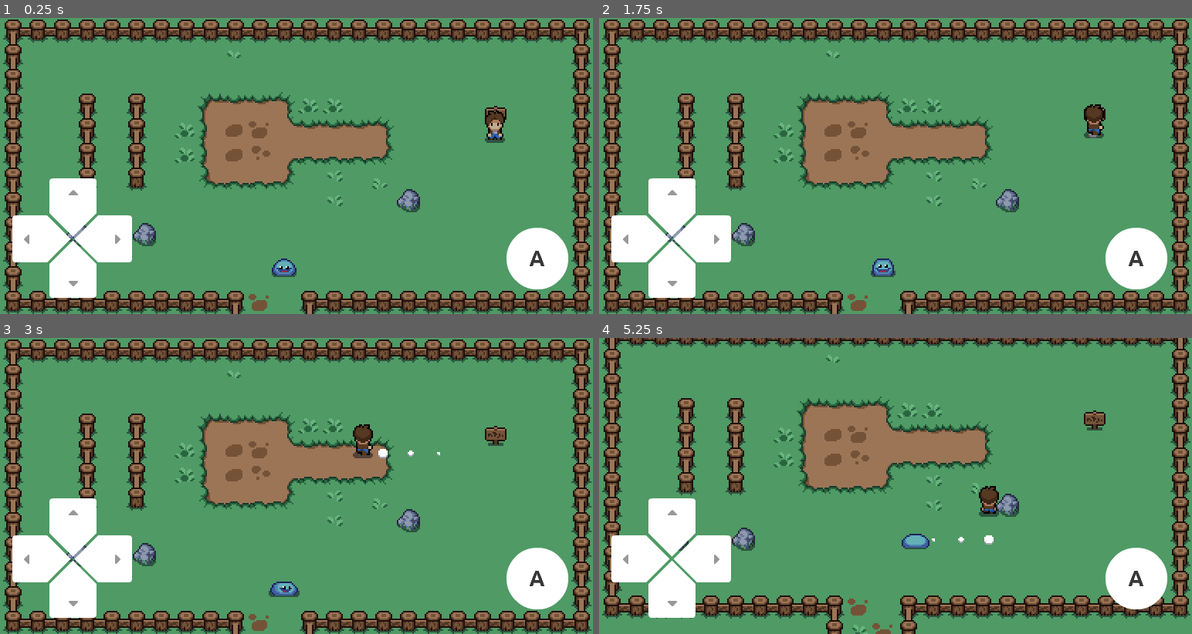
Above: before the commit, frames 1-4 (two rows, left to right).
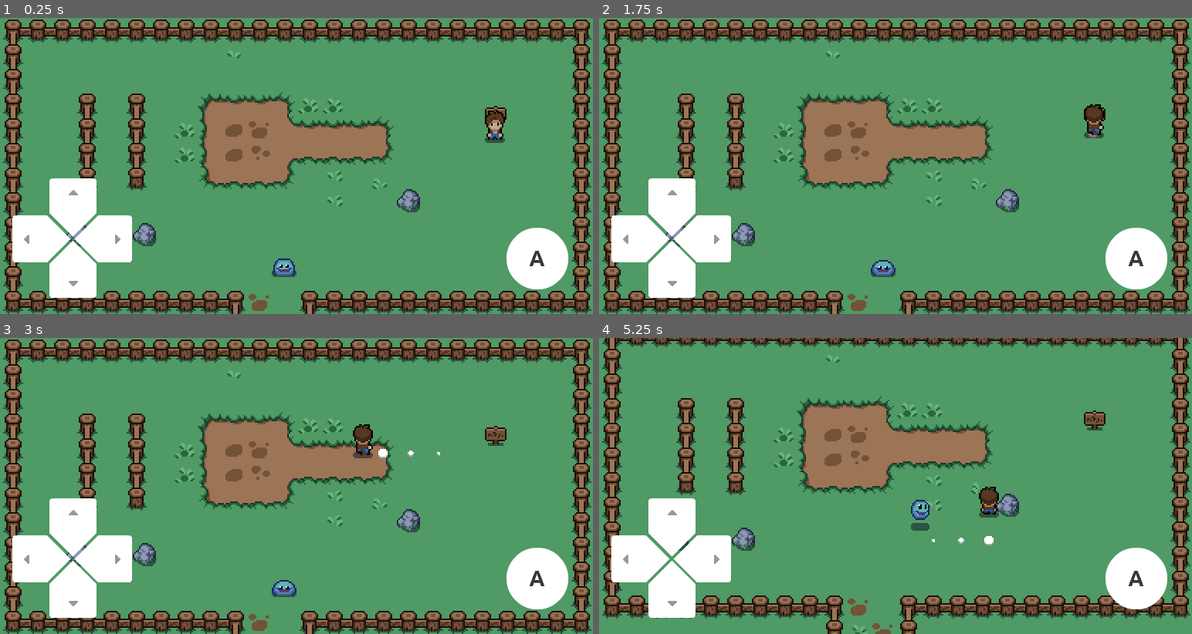
Above: after the commit, the same moments.

Repository: tiagors09/Mystic-Woods
Game: Godot game, scene res://scenes/Level.tscn
Same seed, same stepped clock (60 frames per second), same inputs: the game is played once before the commit and once after it.
Inputs (mouse positions are in pixels of both pictures, inside the frame that each line leads up to):
- Up to frame 1 (0.25 s): no input
- Up to frame 2 (1.75 s): move the mouse to (865, 225) at 0.52 s; hold Up (ui_up) from 0.53 s (still down); click (865, 225) at 0.6 s; move the mouse to (1073, 210) at 1.27 s; click (1073, 210) at 1.35 s
- Up to frame 3 (3 s): move the mouse to (118, 441) at 2.02 s; release Up (ui_up) at 2.03 s; hold Left (ui_left) from 2.03 s (still down); click (118, 441) at 2.1 s; move the mouse to (326, 486) at 2.77 s; click (326, 486) at 2.85 s
- Up to frame 4 (5.25 s): move the mouse to (806, 412) at 3.52 s; release Left (ui_left) at 3.53 s; hold Down (ui_down) 3.53-4.28 s; click (806, 412) at 3.6 s; move the mouse to (1025, 471) at 4.27 s; hold Right (ui_right) 4.28-5.03 s; click (1025, 471) at 4.35 s; move the mouse to (776, 500) at 5.02 s; hold Up (ui_up) from 5.03 s (still down); click (776, 500) at 5.1 s

The runs differ from the first frame. In frame 1, less than 0.1% of the frame differs, in the area x 45-50%, y 81-86%; in frame 2, less than 0.1%; in frame 3, 0.1%; in frame 4, 0.6%, in the area x 51-68%, y 50-72%.

Commit message:
added some nodes to implements hurtbox in player and enemy

Diff:
--- a/project.godot
+++ b/project.godot
@@ -81,6 +81,9 @@
 2d_physics/layer_2="enemies"
 2d_physics/layer_3="tiles"
 2d_physics/layer_4="decorations"
+2d_physics/layer_5="sword"
+2d_physics/layer_6="player_hurtbox"
+2d_physics/layer_7="enemy_hurtbox"
 
 [physics]
 
--- a/scenes/Player.tscn
+++ b/scenes/Player.tscn
@@ -16,6 +16,42 @@
 "transitions": PoolRealArray( 1 ),
 "update": 0,
 "values": [ 0 ]
+}
+tracks/1/type = "value"
+tracks/1/path = NodePath("Sword/CollisionPolygon2D:disabled")
+tracks/1/interp = 1
+tracks/1/loop_wrap = true
+tracks/1/imported = false
+tracks/1/enabled = true
+tracks/1/keys = {
+"times": PoolRealArray( 0 ),
+"transitions": PoolRealArray( 1 ),
+"update": 0,
+"values": [ true ]
+}
+tracks/2/type = "value"
+tracks/2/path = NodePath("Sword/CollisionPolygon2D:position")
+tracks/2/interp = 1
+tracks/2/loop_wrap = true
+tracks/2/imported = false
+tracks/2/enabled = true
+tracks/2/keys = {
+"times": PoolRealArray( 0 ),
+"transitions": PoolRealArray( 1 ),
+"update": 0,
+"values": [ Vector2( -4, 11 ) ]
+}
+tracks/3/type = "value"
+tracks/3/path = NodePath("Sword/CollisionPolygon2D:rotation_degrees")
+tracks/3/interp = 1
+tracks/3/loop_wrap = true
+tracks/3/imported = false
+tracks/3/enabled = true
+tracks/3/keys = {
+"times": PoolRealArray( 0 ),
+"transitions": PoolRealArray( 1 ),
+"update": 0,
+"values": [ -89.9999 ]
 }
 
 [sub_resource type="Animation" id=9]
@@ -33,6 +69,42 @@
 "update": 1,
 "values": [ 48, 49, 50, 51 ]
 }
+tracks/1/type = "value"
+tracks/1/path = NodePath("Sword/CollisionPolygon2D:disabled")
+tracks/1/interp = 1
+tracks/1/loop_wrap = true
+tracks/1/imported = false
+tracks/1/enabled = true
+tracks/1/keys = {
+"times": PoolRealArray( 0, 0.4 ),
+"transitions": PoolRealArray( 1, 1 ),
+"update": 1,
+"values": [ false, true ]
+}
+tracks/2/type = "value"
+tracks/2/path = NodePath("Sword/CollisionPolygon2D:position")
+tracks/2/interp = 1
+tracks/2/loop_wrap = true
+tracks/2/imported = false
+tracks/2/enabled = true
+tracks/2/keys = {
+"times": PoolRealArray( 0.4 ),
+"transitions": PoolRealArray( 1 ),
+"update": 0,
+"values": [ Vector2( 0, 13 ) ]
+}
+tracks/3/type = "value"
+tracks/3/path = NodePath("Sword/CollisionPolygon2D:rotation_degrees")
+tracks/3/interp = 1
+tracks/3/loop_wrap = true
+tracks/3/imported = false
+tracks/3/enabled = true
+tracks/3/keys = {
+"times": PoolRealArray( 0.4 ),
+"transitions": PoolRealArray( 1 ),
+"update": 0,
+"values": [ -180.0 ]
+}
 
 [sub_resource type="Animation" id=10]
 resource_name = "attack_front"
@@ -49,6 +121,42 @@
 "update": 1,
 "values": [ 36, 37, 38, 39 ]
 }
+tracks/1/type = "value"
+tracks/1/path = NodePath("Sword/CollisionPolygon2D:disabled")
+tracks/1/interp = 1
+tracks/1/loop_wrap = true
+tracks/1/imported = false
+tracks/1/enabled = true
+tracks/1/keys = {
+"times": PoolRealArray( 0, 0.4 ),
+"transitions": PoolRealArray( 1, 1 ),
+"update": 1,
+"values": [ false, true ]
+}
+tracks/2/type = "value"
+tracks/2/path = NodePath("Sword/CollisionPolygon2D:position")
+tracks/2/interp = 1
+tracks/2/loop_wrap = true
+tracks/2/imported = false
+tracks/2/enabled = true
+tracks/2/keys = {
+"times": PoolRealArray( 0 ),
+"transitions": PoolRealArray( 1 ),
+"update": 0,
+"values": [ Vector2( 0, 5 ) ]
+}
+tracks/3/type = "value"
+tracks/3/path = NodePath("Sword/CollisionPolygon2D:rotation_degrees")
+tracks/3/interp = 1
+tracks/3/loop_wrap = true
+tracks/3/imported = false
+tracks/3/enabled = true
+tracks/3/keys = {
+"times": PoolRealArray( 0 ),
+"transitions": PoolRealArray( 1 ),
+"update": 0,
+"values": [ 0.0 ]
+}
 
 [sub_resource type="Animation" id=11]
 resource_name = "attack_side"
@@ -65,6 +173,42 @@
 "update": 1,
 "values": [ 42, 43, 44, 45 ]
 }
+tracks/1/type = "value"
+tracks/1/path = NodePath("Sword/CollisionPolygon2D:disabled")
+tracks/1/interp = 1
+tracks/1/loop_wrap = true
+tracks/1/imported = false
+tracks/1/enabled = true
+tracks/1/keys = {
+"times": PoolRealArray( 0, 0.4 ),
+"transitions": PoolRealArray( 1, 1 ),
+"update": 1,
+"values": [ false, true ]
+}
+tracks/2/type = "value"
+tracks/2/path = NodePath("Sword/CollisionPolygon2D:position")
+tracks/2/interp = 1
+tracks/2/loop_wrap = true
+tracks/2/imported = false
+tracks/2/enabled = true
+tracks/2/keys = {
+"times": PoolRealArray( 0 ),
+"transitions": PoolRealArray( 1 ),
+"update": 0,
+"values": [ Vector2( -4, 11 ) ]
+}
+tracks/3/type = "value"
+tracks/3/path = NodePath("Sword/CollisionPolygon2D:rotation_degrees")
+tracks/3/interp = 1
+tracks/3/loop_wrap = true
+tracks/3/imported = false
+tracks/3/enabled = true
+tracks/3/keys = {
+"times": PoolRealArray( 0 ),
+"transitions": PoolRealArray( 1 ),
+"update": 0,
+"values": [ -89.9999 ]
+}
 
 [sub_resource type="Animation" id=12]
 resource_name = "die"
@@ -246,6 +390,10 @@
 
 [sub_resource type="RectangleShape2D" id=13]
 extents = Vector2( 4.5, 2.5 )
+
+[sub_resource type="CapsuleShape2D" id=14]
+radius = 7.0
+height = 0.0
 
 [node name="Player" type="KinematicBody2D"]
 collision_mask = 2
@@ -285,4 +433,28 @@
 smoothing_enabled = true
 editor_draw_drag_margin = true
 
+[node name="HurtBox" type="Area2D" parent="."]
+collision_layer = 32
+collision_mask = 2
+
+[node name="CollisionShape2D" type="CollisionShape2D" parent="HurtBox"]
+position = Vector2( 0, 7 )
+shape = SubResource( 14 )
+
+[node name="Sword" type="Area2D" parent="."]
+collision_layer = 16
+collision_mask = 64
+
+[node name="CollisionPolygon2D" type="CollisionPolygon2D" parent="Sword"]
+position = Vector2( -4, 11 )
+rotation = -1.57079
+polygon = PoolVector2Array( -9, 14, 10, 14, 0, 22 )
+disabled = true
+
+[node name="Timer" type="Timer" parent="."]
+wait_time = 5.0
+
 [connection signal="animation_finished" from="AnimationPlayer" to="." method="_on_AnimationPlayer_animation_finished"]
+[connection signal="area_entered" from="HurtBox" to="." method="_on_HurtBox_area_entered"]
+[connection signal="area_entered" from="Sword" to="." method="_on_Sword_area_entered"]
+[connection signal="timeout" from="Timer" to="." method="_on_Timer_timeout"]
--- a/scenes/Slime.tscn
+++ b/scenes/Slime.tscn
@@ -337,6 +337,9 @@
 [sub_resource type="CircleShape2D" id=68]
 radius = 61.4003
 
+[sub_resource type="CircleShape2D" id=69]
+radius = 11.0
+
 [node name="Slime" type="KinematicBody2D"]
 collision_layer = 2
 collision_mask = 0
@@ -345,7 +348,7 @@
 [node name="AnimatedSprite" type="AnimatedSprite" parent="."]
 frames = SubResource( 5 )
 animation = "idle_front"
-frame = 3
+frame = 2
 playing = true
 
 [node name="CollisionShape2D" type="CollisionShape2D" parent="."]
@@ -361,6 +364,13 @@
 wait_time = 3.0
 autostart = true
 
+[node name="HurtBox" type="Area2D" parent="."]
+collision_layer = 64
+collision_mask = 32
+
+[node name="CollisionShape2D" type="CollisionShape2D" parent="HurtBox"]
+shape = SubResource( 69 )
+
 [connection signal="body_entered" from="PlayerDetector" to="." method="_on_PlayerDetector_body_entered"]
 [connection signal="body_exited" from="PlayerDetector" to="." method="_on_PlayerDetector_body_exited"]
-[connection signal="timeout" from="Timer" to="." method="_on_Timer_timeout"]
+[connection signal="area_entered" from="HurtBox" to="." method="_on_HurtBox_area_entered"]
--- a/scripts/Player.gd
+++ b/scripts/Player.gd
@@ -4,11 +4,13 @@
 
 onready var animation_player = get_node("AnimationPlayer")
 onready var sprite = get_node("Sprite")
+onready var hurtbox_collision = get_node("HurtBox/CollisionShape2D")
+onready var timer = get_node("Timer")
 
 export(int) var speed = 60
 
 var velocity = 0
-
+var life = 3
 var is_running = false
 var is_attacking = false
 var current_state = ANIMATIONS[IDLE_FRONT]
@@ -31,6 +33,7 @@
 	ATTACK_SIDE_LEFT,
 	ATTACK_SIDE_RIGHT,
 	ATTACK_BACK,
+	DIE
 }
 
 const ANIMATIONS = {
@@ -98,6 +101,10 @@
 		"anim_name": "attack_back",
 		"flip": false,
 	},
+	DIE: {
+		"anim_name": "die",
+		"flip": false,
+	}
 }
 
 const DIRECTIONS = {
@@ -105,46 +112,55 @@
 		"q0": ANIMATIONS[IDLE_FRONT],
 		"q1": ANIMATIONS[RUN_FRONT],
 		"q2": ANIMATIONS[ATTACK_FRONT],
+		"q3": ANIMATIONS[DIE],
 	},
 	Vector2.LEFT: {
 		"q0": ANIMATIONS[IDLE_SIDE_LEFT],
 		"q1": ANIMATIONS[RUN_SIDE_LEFT],
 		"q2": ANIMATIONS[ATTACK_SIDE_LEFT],
+		"q3": ANIMATIONS[DIE],
 	},
 	Vector2.RIGHT: {
 		"q0": ANIMATIONS[IDLE_SIDE_RIGHT],
 		"q1": ANIMATIONS[RUN_SIDE_RIGHT],
 		"q2": ANIMATIONS[ATTACK_SIDE_RIGHT],
+		"q3": ANIMATIONS[DIE],
 	},
 	Vector2.UP: {
 		"q0": ANIMATIONS[IDLE_BACK],
 		"q1": ANIMATIONS[RUN_BACK],
 		"q2": ANIMATIONS[ATTACK_BACK],
+		"q3": ANIMATIONS[DIE],
 	},
 	Vector2.DOWN: {
 		"q0": ANIMATIONS[IDLE_FRONT],
 		"q1": ANIMATIONS[RUN_FRONT],
 		"q2": ANIMATIONS[ATTACK_FRONT],
+		"q3": ANIMATIONS[DIE],
 	},
 	Vector2(1, -1): {
 		"q0": ANIMATIONS[IDLE_BACK],
 		"q1": ANIMATIONS[RUN_DIAGONAL_Q1],
 		"q2": ANIMATIONS[ATTACK_BACK],
+		"q3": ANIMATIONS[DIE],
 	},
 	Vector2(-1, -1): {
 		"q0": ANIMATIONS[IDLE_BACK],
 		"q1": ANIMATIONS[RUN_DIAGONAL_Q2],
 		"q2": ANIMATIONS[ATTACK_BACK],
+		"q3": ANIMATIONS[DIE],
 	},
 	Vector2(-1, 1): {
 		"q0": ANIMATIONS[IDLE_FRONT],
 		"q1": ANIMATIONS[RUN_DIAGONAL_Q3],
 		"q2": ANIMATIONS[ATTACK_FRONT],
+		"q3": ANIMATIONS[DIE],
 	},
 	Vector2(1, 1): {
 		"q0": ANIMATIONS[IDLE_FRONT],
 		"q1": ANIMATIONS[RUN_DIAGONAL_Q4],
 		"q2": ANIMATIONS[ATTACK_FRONT],
+		"q3": ANIMATIONS[DIE],
 	}
 }
 
@@ -175,6 +191,8 @@
 		current_state = DIRECTIONS[last_direction]['q2']
 	elif not is_attacking and not is_running:
 		current_state = DIRECTIONS[last_direction]['q0']
+	elif not is_running and not is_attacking and life <= 0:
+		current_state = DIRECTIONS[direction]['q3']
 
 	animation_player.play(current_state["anim_name"])
 	sprite.set_flip_h(current_state["flip"])
@@ -184,6 +202,10 @@
 		Input.get_action_strength("ui_right") - Input.get_action_strength("ui_left"), Input.get_action_strength("ui_down") - Input.get_action_strength("ui_up")
 	).normalized()
 
+	if life <= 0:
+		is_attacking = false
+		is_running = false
+
 	if Input.is_action_just_pressed("attack"):
 		is_attacking = true
 
@@ -192,7 +214,16 @@
 	velocity = direction * speed
 
 	velocity = move_and_slide(velocity, Vector2.ZERO)
+
+func kill():
+	pass
 
 func _on_AnimationPlayer_animation_finished(anim_name):
 	if anim_name.begins_with("attack_"):
 		is_attacking = false
+
+func _on_HurtBox_area_entered(area):
+	pass
+
+func _on_Sword_area_entered(area):
+	pass
--- a/scripts/Slime.gd
+++ b/scripts/Slime.gd
@@ -253,3 +253,6 @@
 func _on_Timer_timeout():
 	_choose_direction()
 	_update_animation()
+
+func _on_HurtBox_area_entered(area):
+	position += direction * 20
Not shown: 1 places in scenes/Player.tscn that only renumber resources
Not shown: 1 places in scenes/Slime.tscn that only renumber resources
